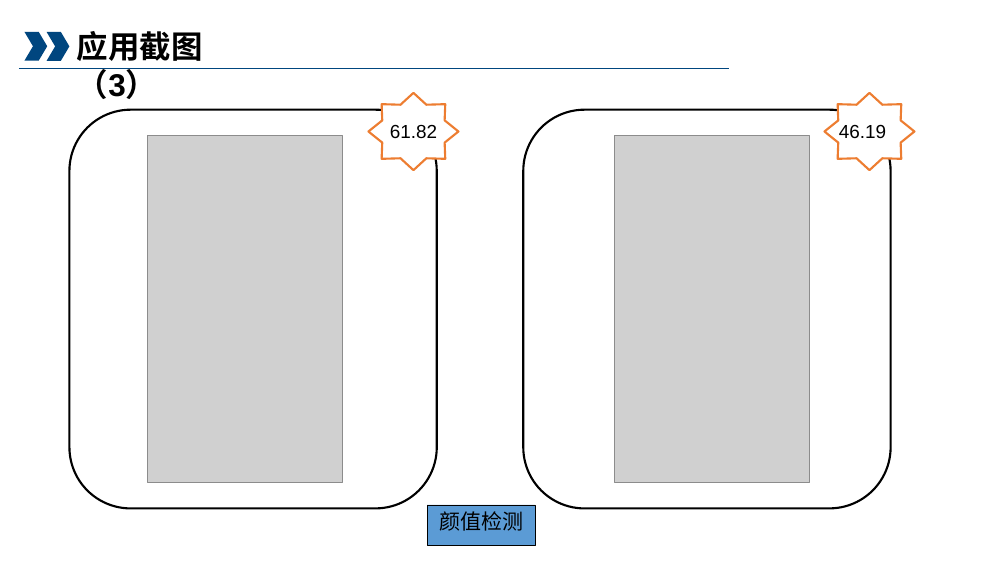
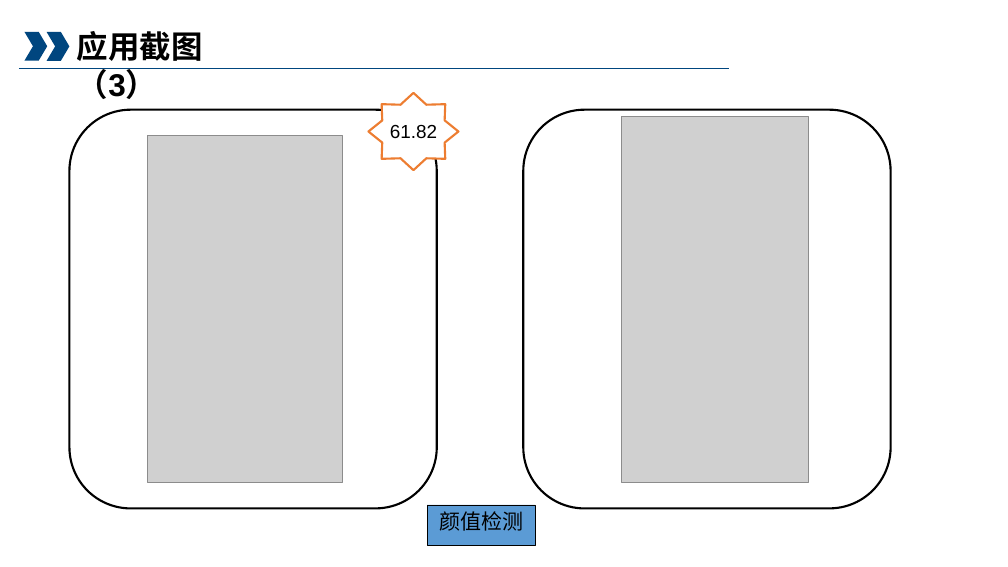
Before and after one commit to zhoujieqaq/android, a slide deck: slide 13 of 项目ppt.pptx. Drawn at 1008x567 pixels with LibreOffice and Linux fonts; fonts in the diff are those of the drawing; grey boxes stand for pictures; background and template pictures are left out. Boxes give left, top, right and bottom in pixels: in the first picture for what was removed or moved away, otherwise in the second. Text is boxed around its words. In the diff, an @@ line names an element or a change of style, - is before the commit and + after.

```diff
--- a/项目ppt.pptx
+++ b/项目ppt.pptx
@@ picture: place and size @@
-picture at [615,136,810,483]
+picture at [622,116,808,482]
@@ star removed at [825,93,915,170] @@
@@ text removed at [839,124,886,143] @@
-46.19
```
Also in this commit, not shown: 3 other slides changed, 5 slides removed.
